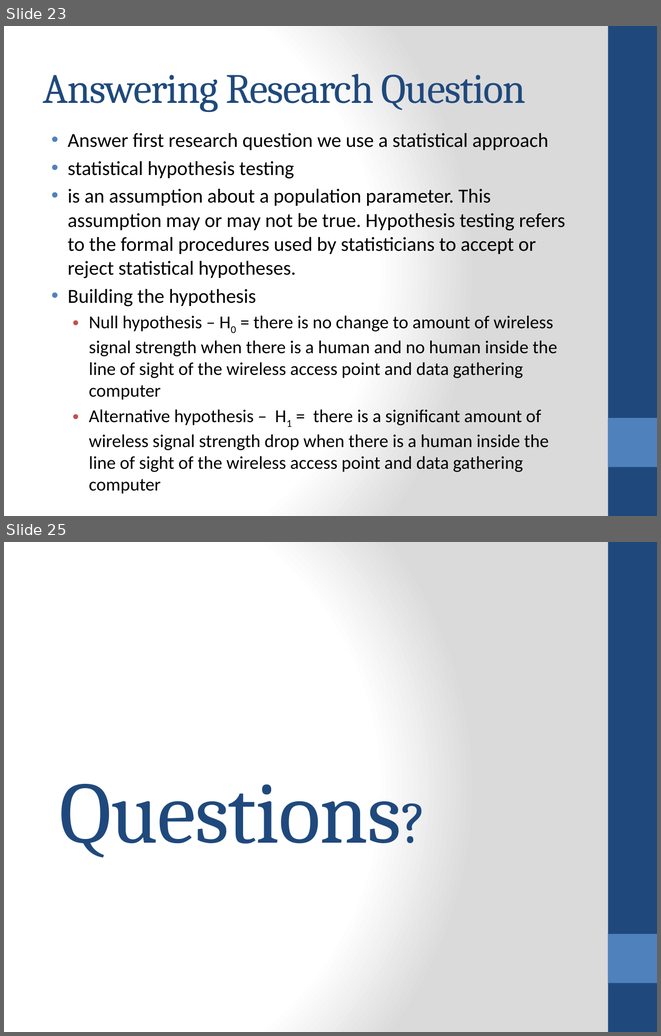
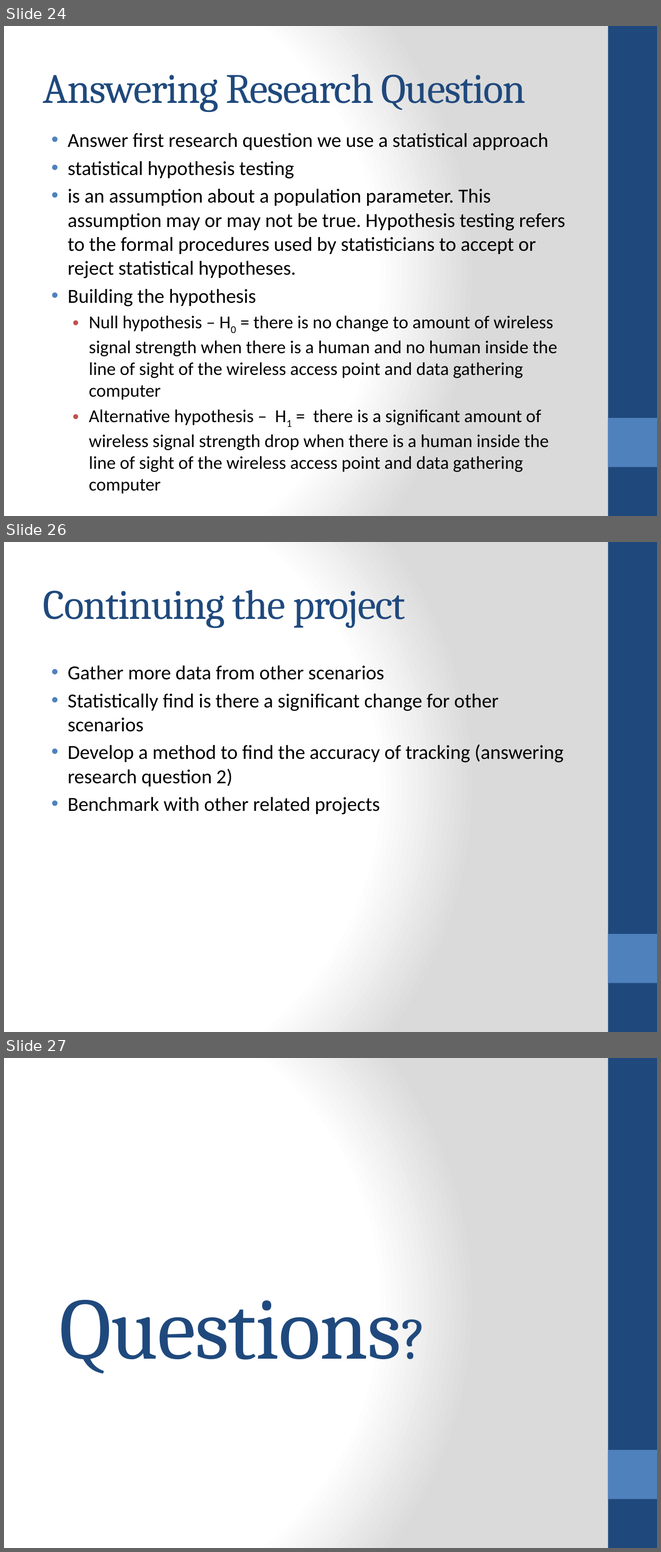
Before and after one commit to jithendra89/research, a slide deck: presentations/interim-final.pptx. Shown one above the other, each under a label of ours: slides 23 and 25 before the commit, slides 24, 26 and 27 after it; the slides between them are not shown. The pictures are 661x1036 and 661x1552 pixels, drawn with LibreOffice and Linux fonts; fonts in the diff are those of the drawing. Boxes give left, top, right and bottom in pixels: in the first picture for what was removed or moved away, otherwise in the second. Text is boxed around its words. In the diff, an @@ line names an element or a change of style, - is before the commit and + after.

```diff
--- a/presentations/interim-final.pptx
+++ b/presentations/interim-final.pptx
@@ slide 26 added at (4, 542, 657, 1032), background gradient #FFFFFF to #DADADA; not listed: 2 template elements that a slide beside it also shows @@
@@ title added at (43, 590, 405, 628), 46 pt, text #1F497D @@
+Continuing the project
@@ text added at (68, 665, 564, 814), 22 pt, text #000000 @@
+• Gather more data from other scenarios
+• Statistically find is there a significant change for other scenarios
+• Develop a method to find the accuracy of tracking (answering research question 2)
+• Benchmark with other related projects
@@ what was slide 23 is now slide 24 @@
@@ what was slide 25 is now slide 27 @@
```
Also in this commit, not shown: 2 slides changed, 1 other slide added, 2 other files.
